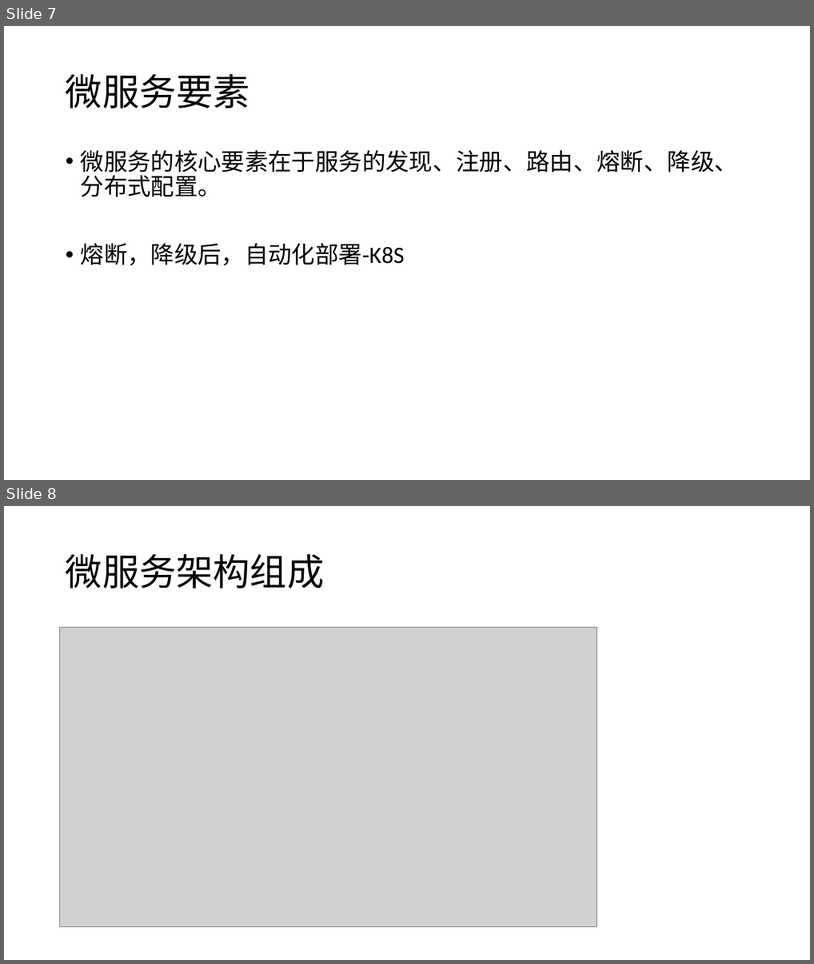
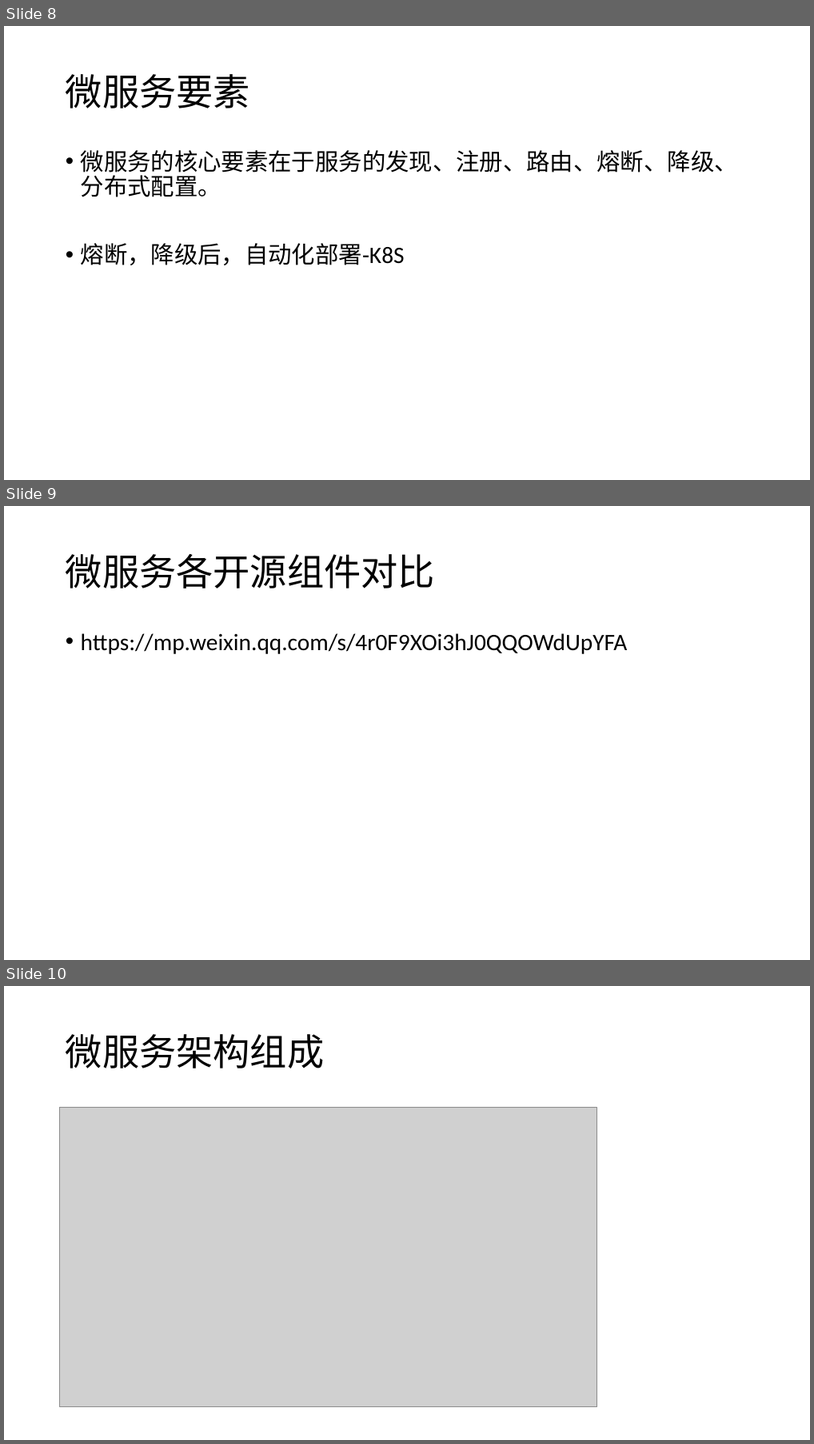
Before and after one commit to jungle0127/microservice-architecture, a slide deck: docs/microservices.pptx. Shown one above the other, each under a label of ours: slides 7 and 8 before the commit, slides 8, 9 and 10 after it. The pictures are 814x964 and 814x1444 pixels, drawn with LibreOffice and Linux fonts; fonts in the diff are those of the drawing; grey boxes stand for pictures. Boxes give left, top, right and bottom in pixels: in the first picture for what was removed or moved away, otherwise in the second. Text is boxed around its words. In the diff, an @@ line names an element or a change of style, - is before the commit and + after.

```diff
--- a/docs/microservices.pptx
+++ b/docs/microservices.pptx
@@ slide 9 added at (x1=4, y1=506, x2=810, y2=960), background #FFFFFF @@
@@ title added at (x1=66, y1=554, x2=435, y2=588), 44 pt, text #000000 @@
+微服务各开源组件对比
@@ text added at (x1=81, y1=633, x2=628, y2=654), 28 pt, text #000000 @@
+• https://mp.weixin.qq.com/s/4r0F9XOi3hJ0QQOWdUpYFA
@@ what was slide 7 is now slide 8 @@
@@ what was slide 8 is now slide 10 @@
```
Also in this commit, not shown: 4 other slides added.
